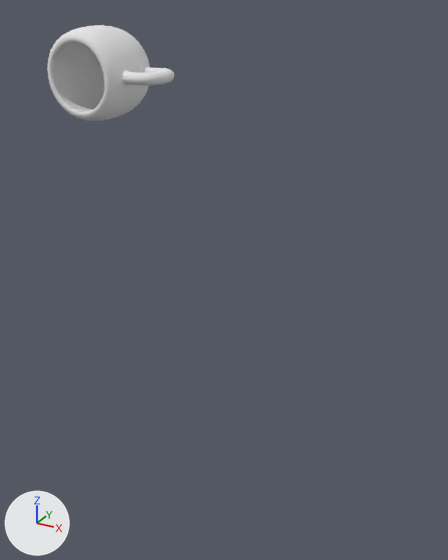
Two versions of the OBJ model CG1-skeleton/models/cup.obj, one commit apart.
Rendered twice from a 50 mm camera at (3.481, -2.217, -3.169) aimed at (2.732, -0.856, -3.85). Arrows for +X, +Y and +Z are at lower left; the lights stay in place. Where no turn or scale is listed for an object, it has been applied to the vertices.

In view in the first picture: 'NurbsPath_Mesh'.
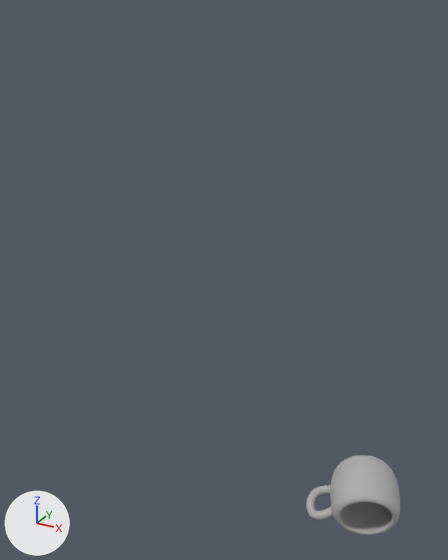
The change, as a diff of the scene's bpy script:
```diff
--- a/CG1-skeleton/models/cup.obj.py
+++ b/CG1-skeleton/models/cup.obj.py
@@ mat_material_012 @@
 mat_material_012 = principled_material('Material.012')
-mat_material_012.base_color = (0.8, 0.8, 0.8)  # white #e7e7e7
+mat_material_012.base_color = (0.41, 0.41, 0.41)  # grey #acacac
 mat_material_012.roughness = 1.0
@@ me_nurbspath_mesh @@
 me_nurbspath_mesh.from_pydata(...)  # 35904 vertices, 35904 faces; spans x 2.386..2.682, y -1.102..-0.919, z -3.415..-3.207
 # used by ob_nurbspath_mesh; location = (0.0, 0.0, 0.0)
+# me_nurbspath_mesh part 1: the whole mesh is multiplied about its middle by the matrix ((-0.874, -0.364, 0.323), (-0.245, 0.902, 0.356), (-0.421, 0.232, -0.877)), then moved by (0.568, 0.301, -1.248)
 me_nurbspath_mesh.materials.append(mat_material_012)
```

What differs and where, as boxes (x1, y1, x2, y2) in the pictures (448 x 560 px):
'NurbsPath_Mesh', recoloured, reshaped (26% narrower, 16% shorter)
    before: (47, 25, 174, 121)
    after: (306, 455, 400, 535)
